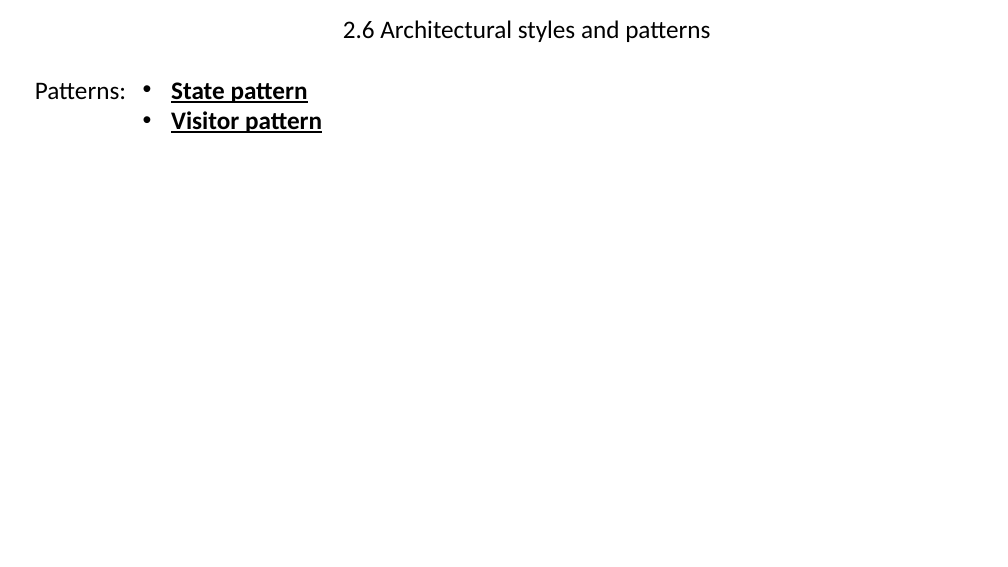
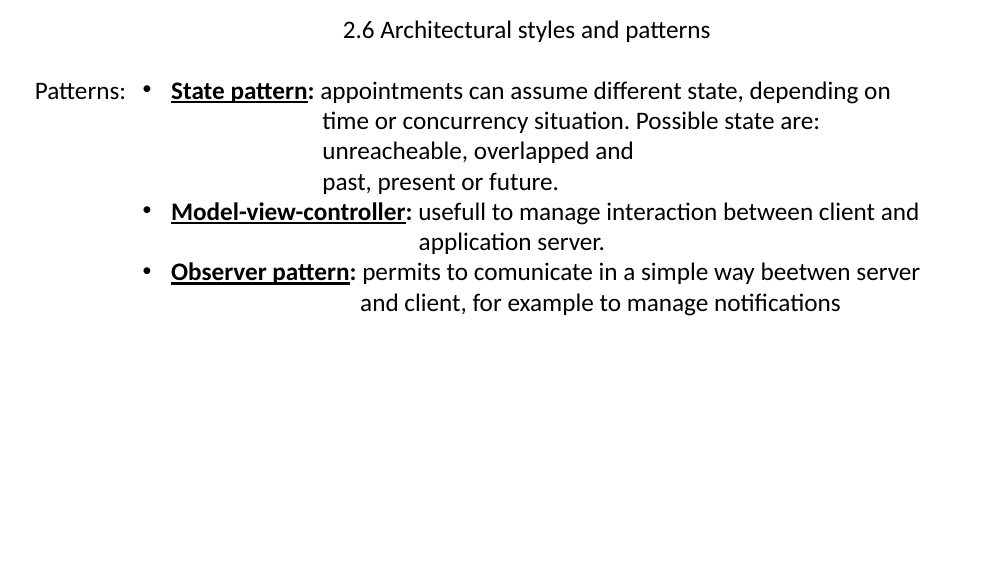
Before and after one commit to AndreaMazzeo289/RASD_DD_Travlendar, a slide deck: slide 4 of Design Documents/Architecture.pptx (slide 5 before the commit). Drawn at 1008x567 pixels with LibreOffice and Linux fonts; fonts in the diff are those of the drawing. Boxes give left, top, right and bottom in pixels: in the first picture for what was removed or moved away, otherwise in the second. Text is boxed around its words. In the diff, an @@ line names an element or a change of style, - is before the commit and + after.

Commit message:
style and pattern

```diff
--- a/Design Documents/Architecture.pptx
+++ b/Design Documents/Architecture.pptx
@@ text at (x1=171, y1=81, x2=920, y2=316): text changed; bold off @@
-• State pattern
-• Visitor pattern
+• State pattern: appointments can assume different state, depending on
+        time or concurrency situation. Possible state are:
+        unreacheable, overlapped and
+        past, present or future.
+• Model-view-controller: usefull to manage interaction between client and
+              application server.
+• Observer pattern: permits to comunicate in a simple way beetwen server
+          and client, for example to manage notifications
```
Also in this commit, not shown: 2 other slides changed, 1 slide removed.
